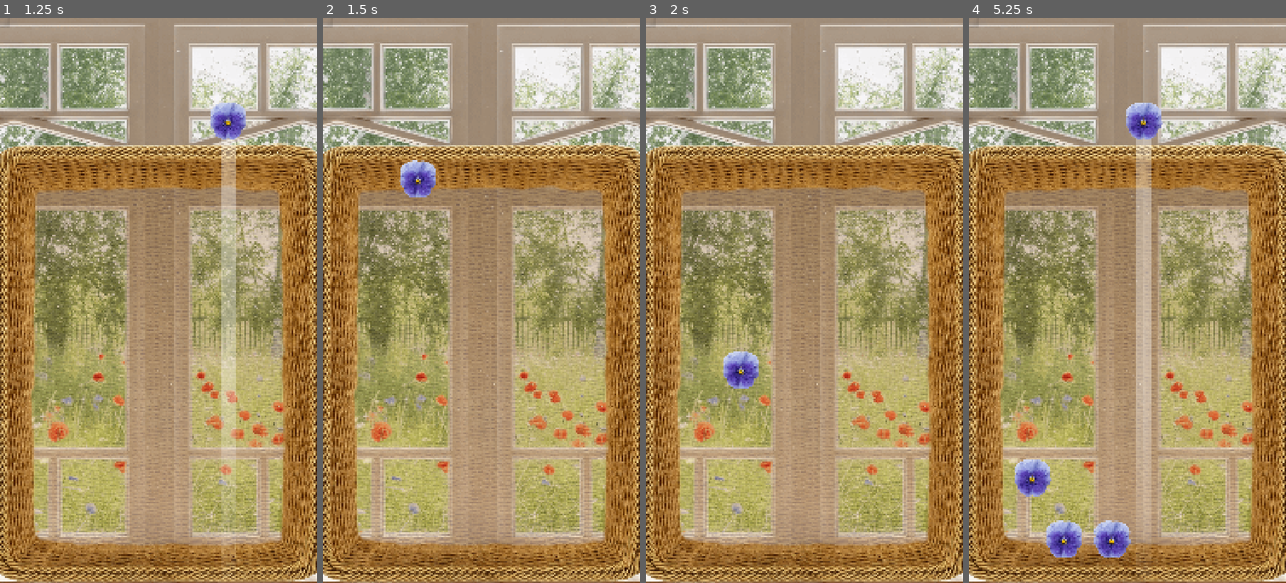
Above: before the commit, frames 1-4 (left to right).
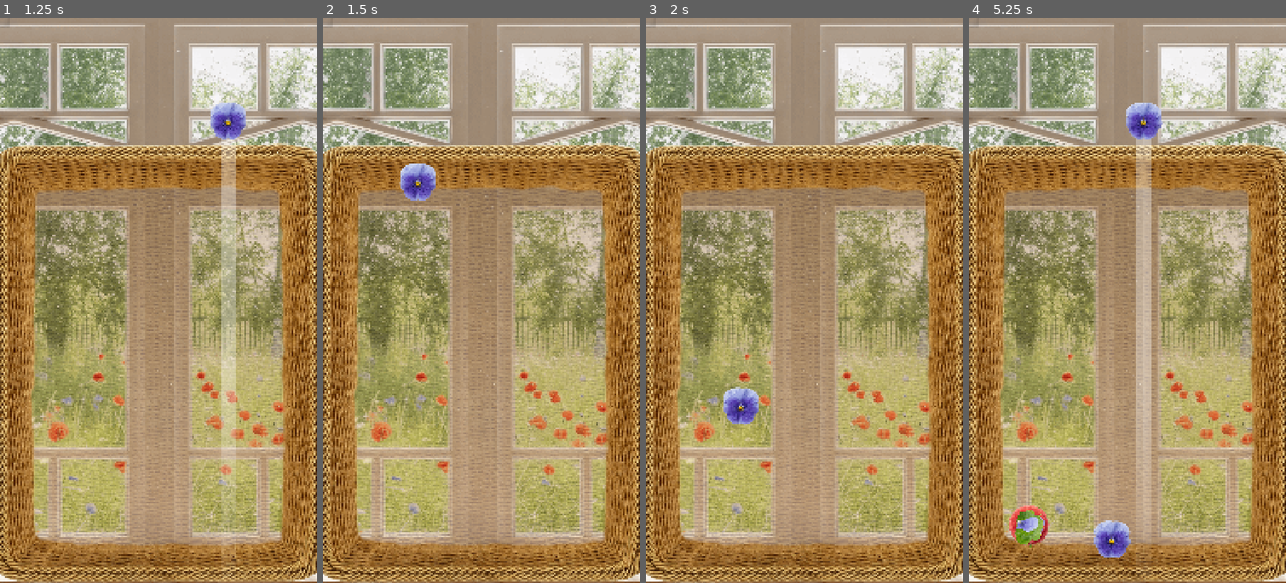
Above: after the commit, the same moments.

Repository: justkuzan/SuikaGame
Game: Godot game, scene res://Core/Level/Level.tscn
Same seed, same stepped clock (60 frames per second), same inputs: the game is played once before the commit and once after it.
Inputs (mouse positions are in pixels of both pictures, inside the frame that each line leads up to):
- Up to frame 1 (1.25 s): tap Enter at 0.5 s; move the mouse to (228, 272) at 0.52 s; press the mouse at (228, 272) at 0.53 s
- Up to frame 2 (1.5 s): tap Space at 1.25 s; move the mouse to (418, 328) at 1.27 s; release the mouse at (418, 328) at 1.28 s; click (418, 328) at 1.35 s
- Up to frame 3 (2 s): no input
- Up to frame 4 (5.25 s): move the mouse to (1159, 176) at 2.02 s; press the mouse at (1159, 176) at 2.03 s; tap Enter at 2.75 s; move the mouse to (1111, 413) at 2.77 s; release the mouse at (1111, 413) at 2.78 s; click (1111, 413) at 2.85 s; move the mouse to (1222, 385) at 3.52 s; press the mouse at (1222, 385) at 3.53 s; tap Space at 4.25 s; move the mouse to (1032, 215) at 4.27 s; release the mouse at (1032, 215) at 4.28 s; click (1032, 215) at 4.35 s; move the mouse to (1143, 300) at 5.02 s; press the mouse at (1143, 300) at 5.03 s

Frame 1 is identical in both runs. In frame 2, 0.4% of the frame differs, in the area x 24-36%, y 25-33%; in frame 3, 1.3%; in frame 4, 2.0%, in the area x 12-36%, y 78-96%.

Commit message:
Refactor: stabilize flower physics and improve merge dynamics
Switched to automatic Inertia (set to 0) for consistent physical behavior across different masses.

Replaced apply_torque_impulse with direct angular_velocity in MergeHandler to ensure reliable rotation regardless of flower weight.

Optimized Damping and Friction.

Reduced Max Contacts Reported to decrease physics engine noise.

Diff:
--- a/Core/MergeHandler/MergeHandler.gd
+++ b/Core/MergeHandler/MergeHandler.gd
@@ -38,7 +38,8 @@
 		AudioManager.play("merge")
 		new_flower.freeze = false
 		new_flower.linear_velocity = Vector2(0, -1000)
-		new_flower.apply_torque_impulse(SPIN_DIRECTION.pick_random())
+		new_flower.angular_velocity = SPIN_DIRECTION.pick_random()
+		#new_flower.apply_torque_impulse(SPIN_DIRECTION.pick_random())
 
 		merge_effects.setup(data)
 
--- a/Entities/Flower/Flower.tscn
+++ b/Entities/Flower/Flower.tscn
@@ -5,6 +5,8 @@
 
 [sub_resource type="PhysicsMaterial" id="PhysicsMaterial_hfqmi"]
 resource_local_to_scene = true
+friction = 2.0
+bounce = 0.1
 
 [sub_resource type="CircleShape2D" id="CircleShape2D_xbxml"]
 resource_local_to_scene = true
@@ -14,12 +16,11 @@
 mass = 0.05
 physics_material_override = SubResource("PhysicsMaterial_hfqmi")
 gravity_scale = 2.0
-inertia = 1.0
 freeze = true
 contact_monitor = true
-max_contacts_reported = 8
-linear_damp = 1.0
-angular_damp = 1.0
+max_contacts_reported = 4
+linear_damp = 0.5
+angular_damp = 2.0
 script = ExtResource("1_hfqmi")
 flower_data = ExtResource("2_cbsr3")
 
--- a/project.godot
+++ b/project.godot
@@ -66,6 +66,7 @@
 
 [physics]
 
+2d/physics_engine="GodotPhysics2D"
 3d/physics_engine="Jolt Physics"
 2d/sleep_threshold_linear=5.0
 2d/sleep_threshold_angular=0.17453292519943295
